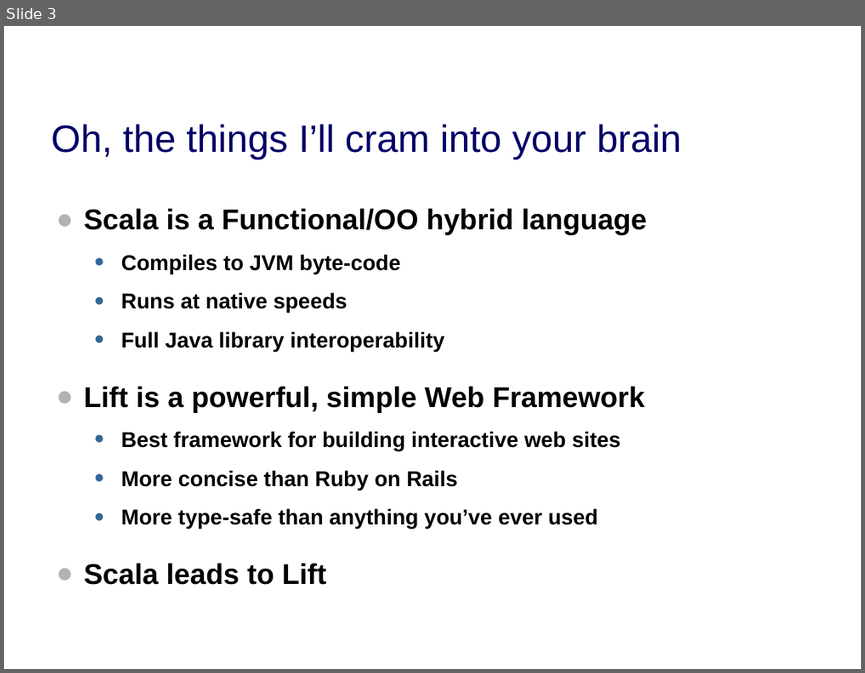
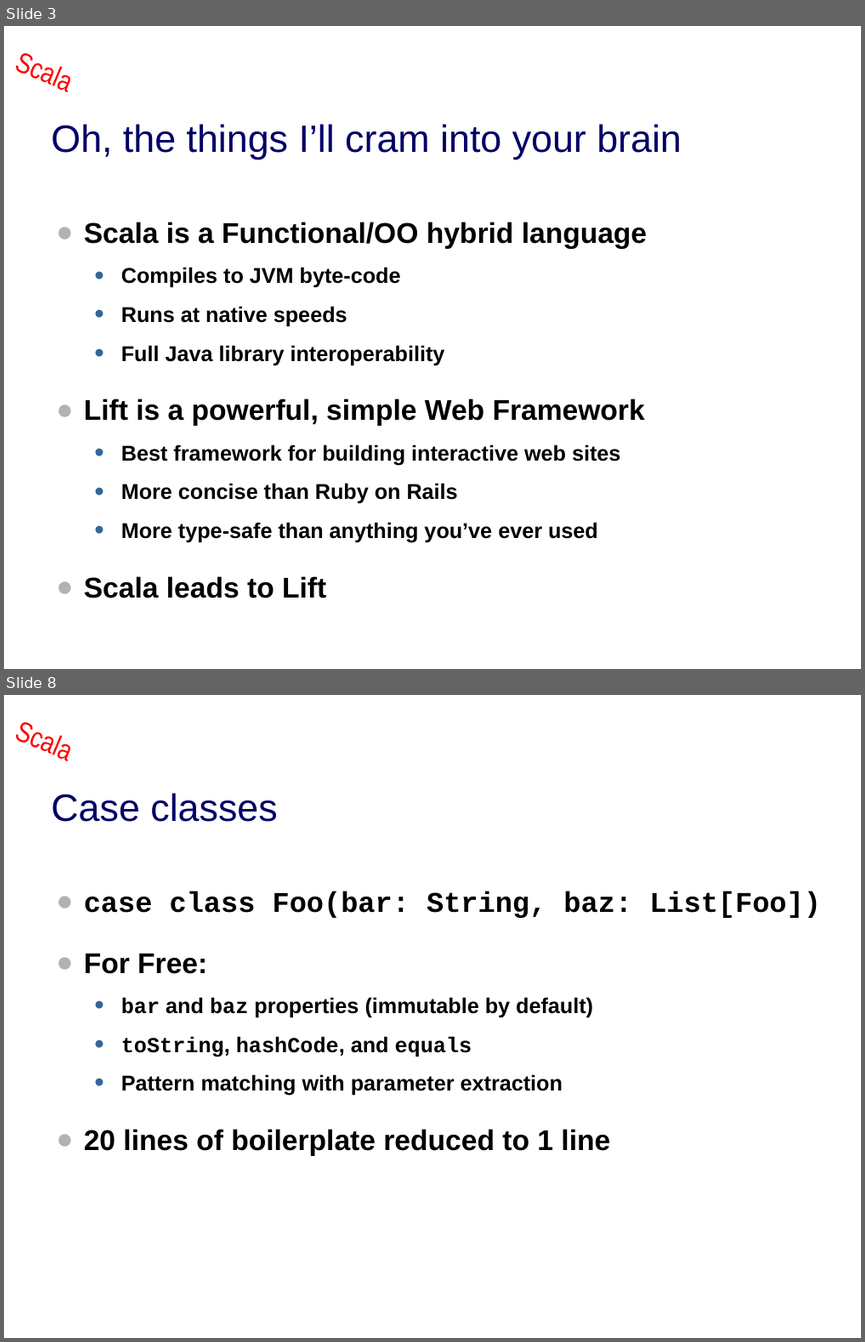
Before and after one commit to dpp/lift-samples, a slide deck: presentations/2009_dpp_qcon_tss/dpp_tss.ppt. Shown one above the other, each under a label of ours: slide 3 before the commit, slides 3 and 8 after it; the slides between them are not shown. The pictures are 865x673 and 865x1342 pixels, drawn with LibreOffice and Linux fonts; fonts in the diff are those of the drawing; background and template pictures are left out. Boxes give left, top, right and bottom in pixels: in the first picture for what was removed or moved away, otherwise in the second. Text is boxed around its words. In the diff, an @@ line names an element or a change of style, - is before the commit and + after.

```diff
--- a/presentations/2009_dpp_qcon_tss/dpp_tss.ppt
+++ b/presentations/2009_dpp_qcon_tss/dpp_tss.ppt
@@ slide 8 added at (x1=4, y1=695, x2=861, y2=1338), background picture (left out); not listed: 1 template element that a slide beside it also shows @@
@@ title added at (x1=51, y1=793, x2=277, y2=822), 32 pt, text #000066 @@
+Case classes
@@ text added at (x1=84, y1=891, x2=821, y2=1156), 18 pt, text #000000, bold @@
+● case class Foo(bar: String, baz: List[Foo])
+● For Free:
+  • bar and baz properties (immutable by default)
+  • toString, hashCode, and equals
+  • Pattern matching with parameter extraction
+● 20 lines of boilerplate reduced to 1 line
@@ slide 3 changed as well @@
@@ text added at (x1=6, y1=26, x2=93, y2=103), 24 pt, text #FF0000 @@
+Scala
@@ text "Scala is a Functional/OO hybrid ..." moved from (x1=84, y1=208, x2=647, y2=584) to (x1=84, y1=222, x2=647, y2=598) @@
```
Also in this commit, not shown: 3 other slides changed, 11 other slides added, 2 slides removed.
